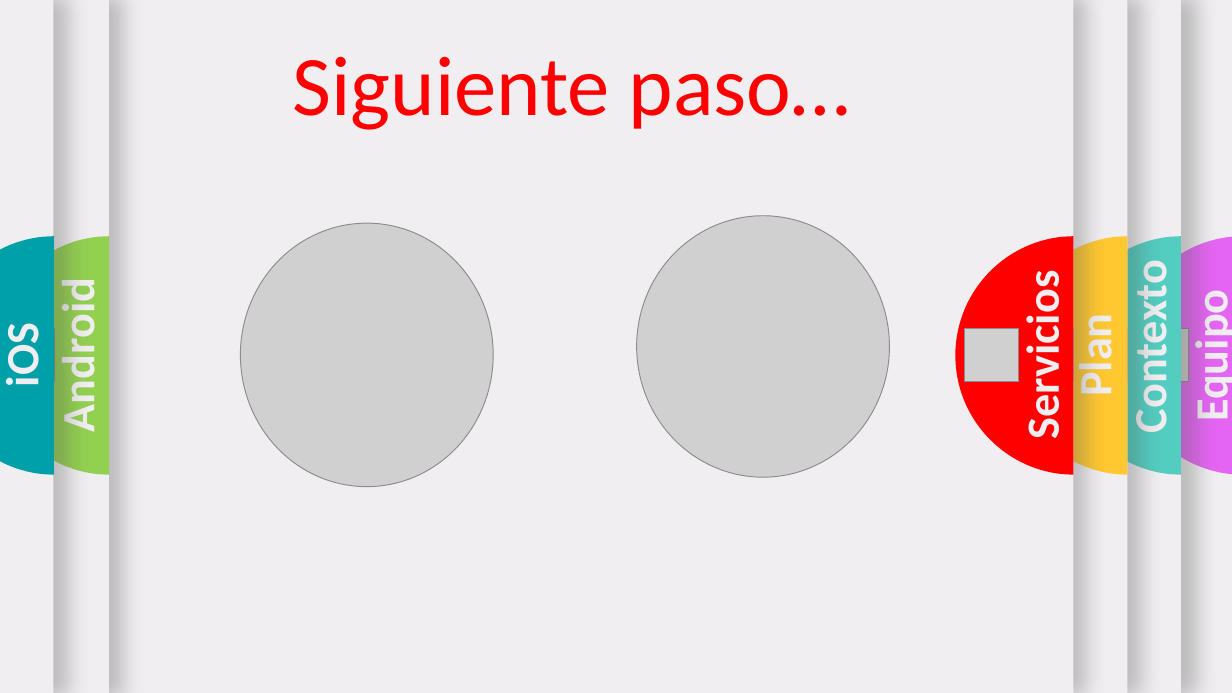
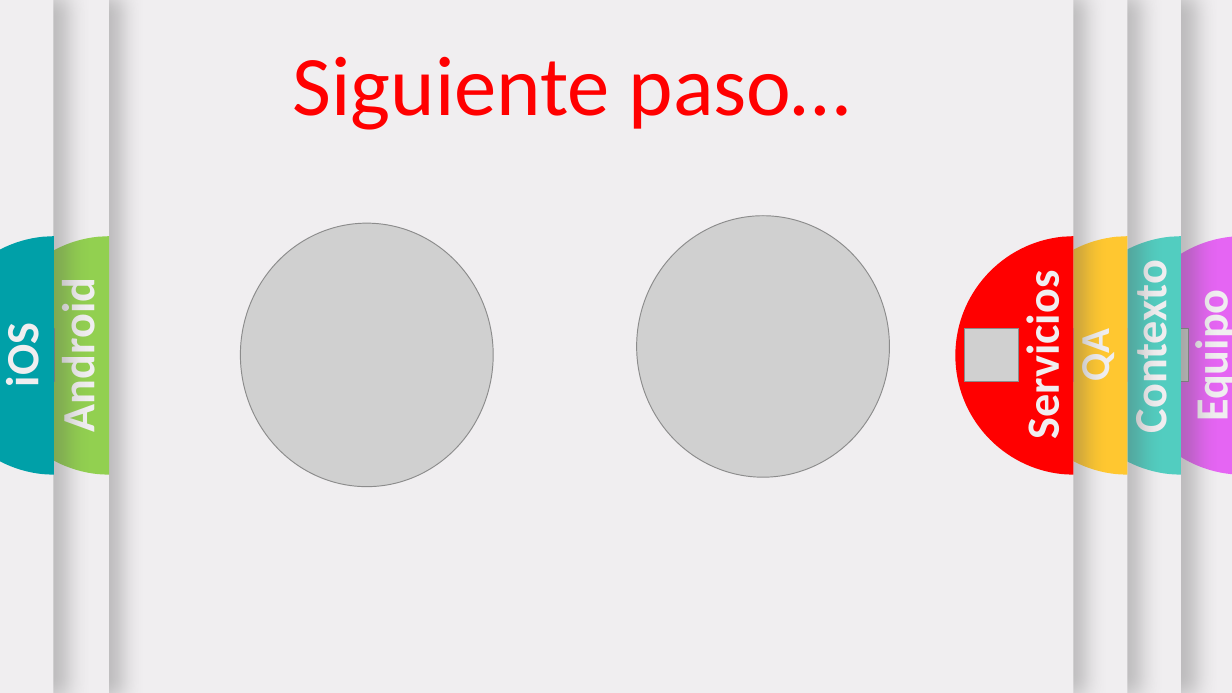
Before and after one commit to RaizrNs3/Presentaci-n, a slide deck: slide 12 of Template con trancisiones.pptx (slide 13 before the commit). Drawn at 1232x693 pixels with LibreOffice and Linux fonts; fonts in the diff are those of the drawing; grey boxes stand for pictures; background and template pictures are left out. Boxes give left, top, right and bottom in pixels: in the first picture for what was removed or moved away, otherwise in the second. Text is boxed around its words. In the diff, an @@ line names an element or a change of style, - is before the commit and + after.

```diff
--- a/Template con trancisiones.pptx
+++ b/Template con trancisiones.pptx
@@ text at <box>1070,333,1120,380</box>: text changed; size 36 to 32 pt @@
-Plan
+QA
```
Also in this commit, not shown: 12 other slides changed, 1 slide added, 2 slides removed.
